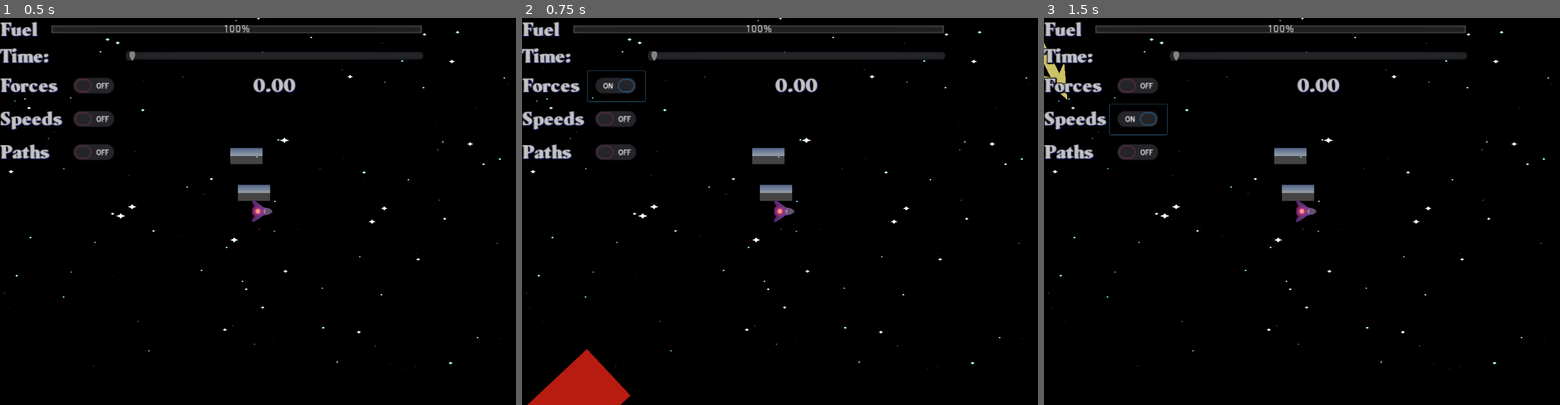
Above: before the commit, frames 1-3 (left to right).
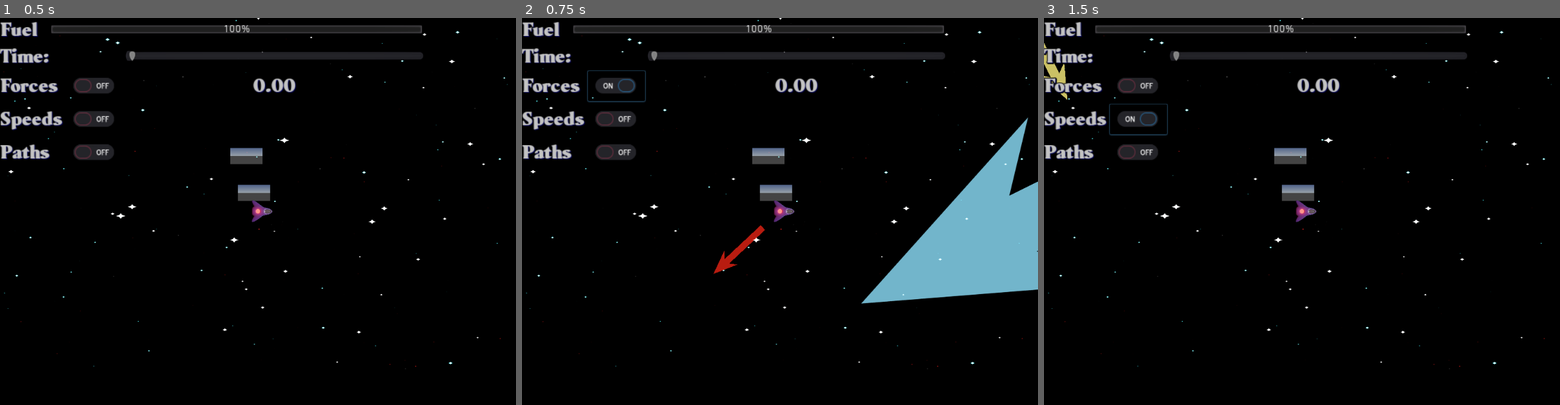
Above: after the commit, the same moments.

Repository: matheusfillipe/Space-Explorer
Game: Godot game, scene res://scenes/World.tscn
Two runs of this game, one before a commit and one after it. Both use one fixed random seed, a clock stepped at 60 frames per second and the inputs below. A sky picture missing from this copy of the repository is replaced by a grey-blue gradient.
Inputs (mouse positions are in pixels of both pictures, inside the frame that each line leads up to):
- Up to frame 1 (0.5 s): no input
- Up to frame 2 (0.75 s): click (614, 87) at 0.5 s
- Up to frame 3 (1.5 s): click (1136, 118) at 1.25 s

Frame 1 is identical in both runs. In frame 2, 9.3% of the frame differs, in the area x 1-100%, y 25-100%; in frame 3, nothing differs.

Commit message:
Added images

Diff:
--- a/objects/KBody.gd
+++ b/objects/KBody.gd
@@ -11,7 +11,7 @@
 var tracked_path = PoolVector2Array()
 
 const vel_arrow_divider = 100
-const force_arrow_divider = 1000
+const force_arrow_divider = 10000
 
 func _ready():
 	set_linear_velocity(initial_velocity)
Binary file added: images/img1.png
Not shown, added: images/img1.png.import
Binary file added: images/img2.png
Not shown, added: images/img2.png.import
Binary file added: images/img3.png
Not shown, added: images/img3.png.import
Not shown, changed: README.md
